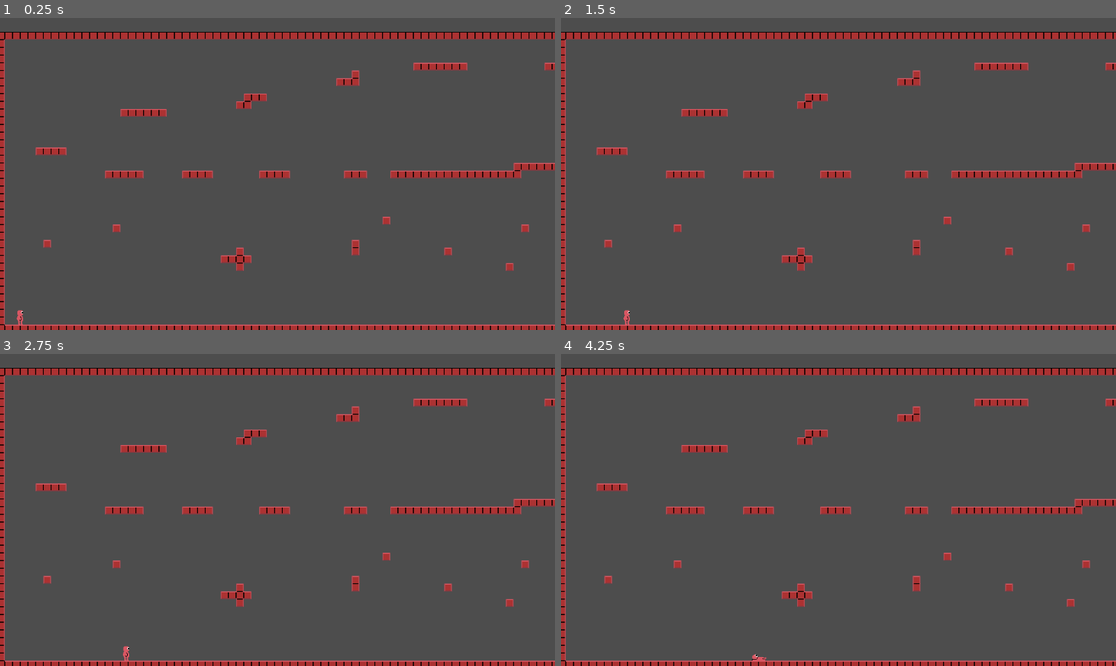
Above: before the commit, frames 1-4 (two rows, left to right).
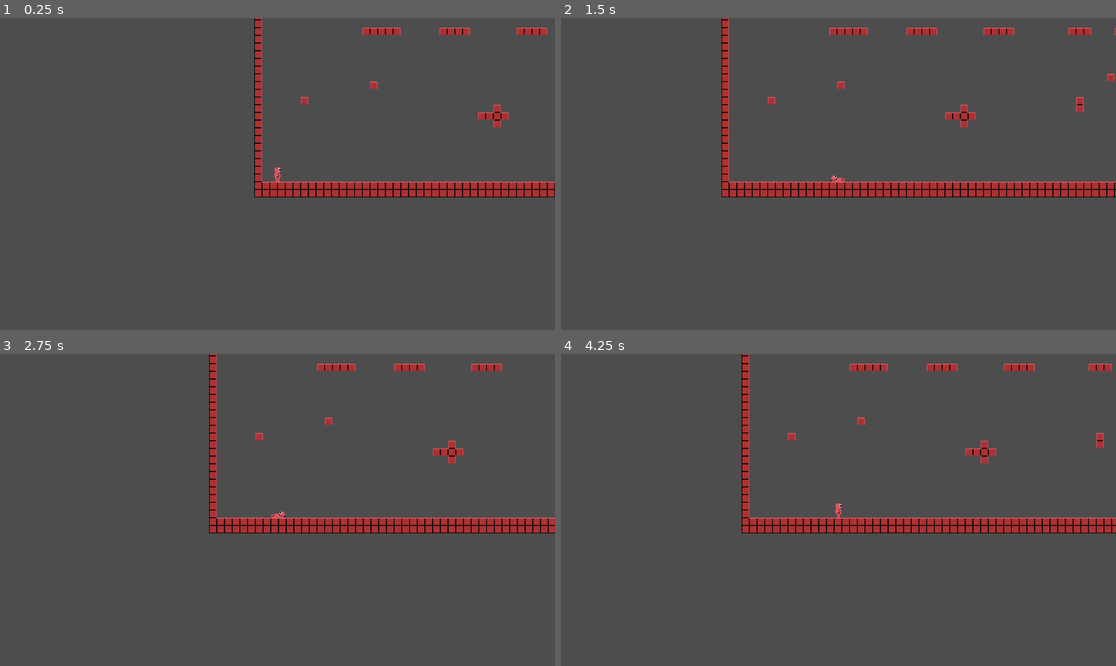
Above: after the commit, the same moments.

Repository: Medmav/CAS-Project
Game: Godot game, scene res://Scenes/TestScene.tscn
Two runs of this game, one before a commit and one after it. Both use one fixed random seed, a clock stepped at 60 frames per second and the inputs below.
Inputs:
- Up to frame 1 (0.25 s): no input
- Up to frame 2 (1.5 s): tap Enter at 0.5 s; hold Space (Jump) 0.53-1.28 s; hold D (Move Right) from 0.53 s (still down); tap Ctrl (Slide) at 0.6 s; tap Space (Jump) at 1.35 s
- Up to frame 3 (2.75 s): tap Space (Jump) at 1.52, 1.82 s; tap Ctrl (Slide) at 1.55, 2.1 s; release D (Move Right) at 2.03 s; hold A (Move Left) from 2.03 s (still down); hold Space (Jump) from 2.03 s (still down)
- Up to frame 4 (4.25 s): release A (Move Left) at 2.78 s; release Space (Jump) at 2.78 s; hold D (Move Right) from 2.78 s (still down); tap Ctrl (Slide) at 2.85 s; tap Space (Jump) at 3.02, 3.32 s; hold Space (Jump) from 3.53 s (still down)

The runs differ from the first frame. In frame 1, 12% of the frame differs, in the area x 0-100%, y 0-100%; in frame 2, 13%; in frame 3, 12%; in frame 4, 13%.

Commit message:
Jump
jump jump

Diff:
--- a/Scenes/Player.tscn
+++ b/Scenes/Player.tscn
@@ -1,11 +1,48 @@
-[gd_scene load_steps=10 format=3 uid="uid://d3vt7te1ub1on"]
+[gd_scene load_steps=11 format=3 uid="uid://d3vt7te1ub1on"]
 
 [ext_resource type="Script" uid="uid://cb214mwx8r7e3" path="res://Scripts/player_controller.gd" id="1_gntrk"]
 [ext_resource type="Texture2D" uid="uid://da7y14h7dwidq" path="res://Assets/Art/ProtoCharacterSpriteSheet.png" id="1_xhfnw"]
 [ext_resource type="Script" uid="uid://b384grkstta5l" path="res://Scenes/player_animator.gd" id="3_dewec"]
+[ext_resource type="Script" uid="uid://b17wy8vwng6oi" path="res://Scenes/player_camera.gd" id="4_dewec"]
 
 [sub_resource type="RectangleShape2D" id="RectangleShape2D_kpjcp"]
 size = Vector2(8, 30)
+
+[sub_resource type="Animation" id="Animation_gntrk"]
+length = 0.001
+tracks/0/type = "value"
+tracks/0/imported = false
+tracks/0/enabled = true
+tracks/0/path = NodePath("../Sprite2D:region_rect")
+tracks/0/interp = 1
+tracks/0/loop_wrap = true
+tracks/0/keys = {
+"times": PackedFloat32Array(0),
+"transitions": PackedFloat32Array(1),
+"update": 0,
+"values": [Rect2(0, 0, 32, 32)]
+}
+
+[sub_resource type="Animation" id="Animation_5ixxa"]
+resource_name = "idle"
+step = 0.25
+
+[sub_resource type="Animation" id="Animation_dewec"]
+resource_name = "slide"
+loop_mode = 1
+step = 0.25
+tracks/0/type = "value"
+tracks/0/imported = false
+tracks/0/enabled = true
+tracks/0/path = NodePath("../Sprite2D:region_rect")
+tracks/0/interp = 0
+tracks/0/loop_wrap = true
+tracks/0/keys = {
+"times": PackedFloat32Array(0, 1),
+"transitions": PackedFloat32Array(1, 1),
+"update": 0,
+"values": [Rect2(0, 32, 32, 32), Rect2(0, 32, 32, 32)]
+}
 
 [sub_resource type="Animation" id="Animation_kyqiw"]
 resource_name = "walk"
@@ -24,42 +61,6 @@
 "values": [Rect2(0, 0, 32, 32), Rect2(32, 0, 32, 32)]
 }
 
-[sub_resource type="Animation" id="Animation_gntrk"]
-length = 0.001
-tracks/0/type = "value"
-tracks/0/imported = false
-tracks/0/enabled = true
-tracks/0/path = NodePath("../Sprite2D:region_rect")
-tracks/0/interp = 1
-tracks/0/loop_wrap = true
-tracks/0/keys = {
-"times": PackedFloat32Array(0),
-"transitions": PackedFloat32Array(1),
-"update": 0,
-"values": [Rect2(0, 0, 32, 32)]
-}
-
-[sub_resource type="Animation" id="Animation_dewec"]
-resource_name = "slide"
-loop_mode = 1
-step = 0.25
-tracks/0/type = "value"
-tracks/0/imported = false
-tracks/0/enabled = true
-tracks/0/path = NodePath("../Sprite2D:region_rect")
-tracks/0/interp = 0
-tracks/0/loop_wrap = true
-tracks/0/keys = {
-"times": PackedFloat32Array(0, 1),
-"transitions": PackedFloat32Array(1, 1),
-"update": 0,
-"values": [Rect2(0, 32, 32, 32), Rect2(0, 32, 32, 32)]
-}
-
-[sub_resource type="Animation" id="Animation_5ixxa"]
-resource_name = "idle"
-step = 0.25
-
 [sub_resource type="AnimationLibrary" id="AnimationLibrary_dewec"]
 _data = {
 &"RESET": SubResource("Animation_gntrk"),
@@ -73,9 +74,9 @@
 jumpGravity = 400
 fallGravity = 900
 walkSpeed = 100
-jumpStrength = 300
+jumpStrength = 10
 slideFriction = 10000.0
-slideSpeed = 200
+slideSpeed = 40000
 
 [node name="Collision Box" type="CollisionShape2D" parent="."]
 position = Vector2(0, -15)
@@ -98,3 +99,8 @@
 &"": SubResource("AnimationLibrary_dewec")
 }
 speed_scale = 1.5
+
+[node name="PlayerCamera" type="Camera2D" parent="." node_paths=PackedStringArray("sprite", "player_controller")]
+script = ExtResource("4_dewec")
+sprite = NodePath("../Sprite2D")
+player_controller = NodePath("..")
--- a/Scenes/TestScene.tscn
+++ b/Scenes/TestScene.tscn
@@ -10,9 +10,8 @@
 
 [node name="Player" parent="." instance=ExtResource("1_cguwc")]
 position = Vector2(48, -32)
-slideFriction = 0.0
-slideSpeed = 0
-walkFriction = 0.0
-
-[node name="Camera2D" type="Camera2D" parent="."]
-position = Vector2(582, -345)
+jumpLimit = -250
+jumpStrength = 50
+slideFriction = 200.0
+slideSpeed = 200
+walkFriction = 500.0
--- /dev/null
+++ b/Scenes/player_camera.gd
@@ -0,0 +1,7 @@
+extends Camera2D
+
+@export var sprite : Sprite2D
+@export var player_controller : PlayerController
+
+func _process(delta: float) -> void:
+	position = sprite.position
--- a/Scripts/player_controller.gd
+++ b/Scripts/player_controller.gd
@@ -5,22 +5,24 @@
 @export var jumpGravity := 0
 @export var fallGravity := 0
 @export var walkSpeed := 0 #speed at which the character moves by default when a&d are pressed
-var jumpLimit := 1
+var amountOfJumps := 1
+@export var jumpLimit := -300
 var jumpCounter := 0
 var sliding := false
 var jumping := false
 var falling := false
 var terminalVelocity := 1000
 var direction : float = 0.0
+var lastDirection : float = 0.0
 @export var jumpStrength := 0
 @export var slideFriction := 0.0
 @export var slideSpeed := 0
 @export var walkFriction := 10000.0
 
 #Player inputs and controls
-func _physics_process(delta: float) -> void:
+func _physics_process(delta : float) -> void:
 	countJumps()
-	applyFriction()
+	applyFriction(delta)
 #region Applying Gravity
 	if not is_on_floor() && velocity.y < terminalVelocity:
 		velocity.y += getGravity() * delta
@@ -28,28 +30,32 @@
 #region Movement
 #region Walk Control
 	direction = Input.get_axis("Move Left", "Move Right")
-	if direction && velocity.x < walkSpeed:
+	if direction:
+		lastDirection = direction
+	if direction && abs(velocity.x) <= walkSpeed:
 		velocity.x = direction * walkSpeed
 		sliding = false
 #endregion
 #region Slide Control
 	if Input.is_action_just_pressed("Slide"):
-		if is_on_floor() && abs(velocity.x) >= walkSpeed:
-			velocity.x += slideSpeed
-			sliding = true
-			print("sliding")
+		if is_on_floor() && abs(velocity.x) >= walkSpeed && not sliding:
+				velocity.x += lastDirection * slideSpeed
+				sliding = true
+				print(velocity.x)
 #endregion
 #region Jump Control
-	if Input.is_action_just_pressed("Jump"):
-		if is_on_floor():
-			jumpCounter = 0
-		if jumpCounter < jumpLimit:
-			velocity.y = -jumpStrength
+	if Input.is_action_pressed("Jump"):
+		if jumpCounter < amountOfJumps && velocity.y < jumpLimit:
+			velocity.y -= jumpStrength
+		if velocity.y <= jumpLimit:
 			jumpCounter += 1
 
 			print("jumping")
+	if Input.is_action_just_released("Jump"):
+		jumpCounter += 1
 #endregion
 #endregion
+	print(velocity.y)
 	move_and_slide()
 	# End of Physics Process Loop
 
@@ -76,18 +82,18 @@
 #region getFriction() -> float
 func getFriction() -> float:
 	if sliding:
-		print("slideFriction")
+		#print("slideFriction")
 		return slideFriction
 	elif not sliding:
-		print("walkFriction")
+		#print("walkFriction")
 		return walkFriction
 	else:
 		print("No Friction")
 		return 0.0
 #endregion
 #region applyFriction()
-func applyFriction():
-	if is_on_floor:
-		velocity.x = move_toward(velocity.x, 0.0, getFriction())
+func applyFriction(delta):
+	if is_on_floor() && velocity.x:
+		velocity.x = move_toward(velocity.x, 0.0, getFriction() * delta)
 		#print("applying friction")
 #endregion
Not shown, added: Scenes/player_camera.gd.uid
